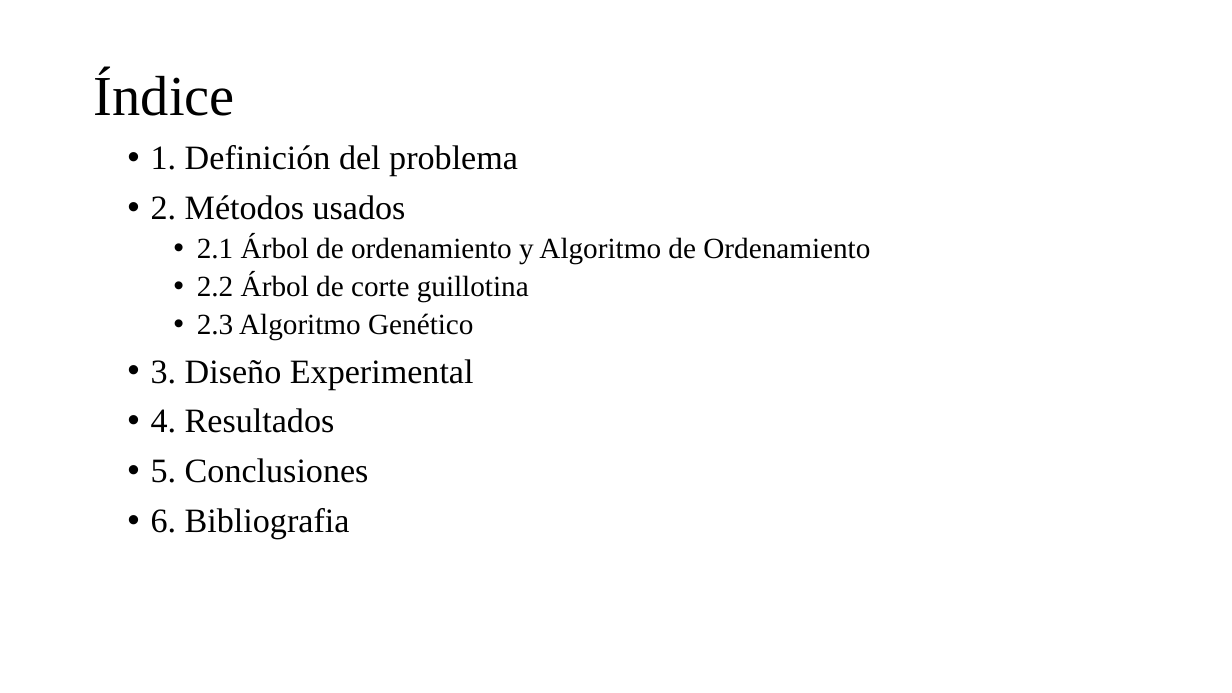
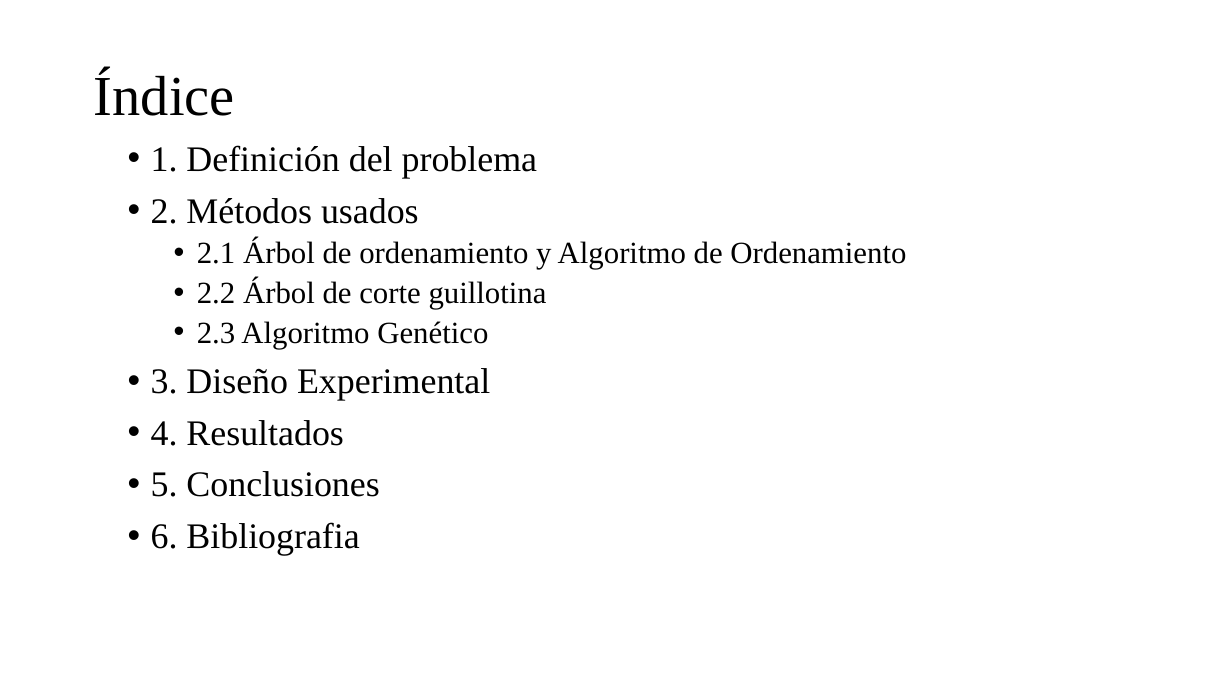
Before and after one commit to DiegoCC14/Proyecto_Ordenamiento_de_Cajas_IA_Publico, a slide deck: slide 2 of proyecto_final/Presentacion proyecto_final.pptx. Drawn at 1232x693 pixels with LibreOffice and Linux fonts; fonts in the diff are those of the drawing. Boxes give left, top, right and bottom in pixels: in the first picture for what was removed or moved away, otherwise in the second. Text is boxed around its words. In the diff, an @@ line names an element or a change of style, - is before the commit and + after.

```diff
--- a/proyecto_final/Presentacion proyecto_final.pptx
+++ b/proyecto_final/Presentacion proyecto_final.pptx
@@ text "1. Definición del problema" at [151, 145, 906, 556]: size 26.6 to 28 pt in "1. Definición del problema", "2. Métodos usados", "3. Diseño Experimental", "4. Resultados" and 2 more places; size 22.8 to 24 pt in "2.1 Árbol de ordenamiento y Algoritmo de ...", "2.2 Árbol de corte guillotina", "2.3 Algoritmo Genético" @@
```
Also in this commit, not shown: 3 other slides changed, 1 other file.
